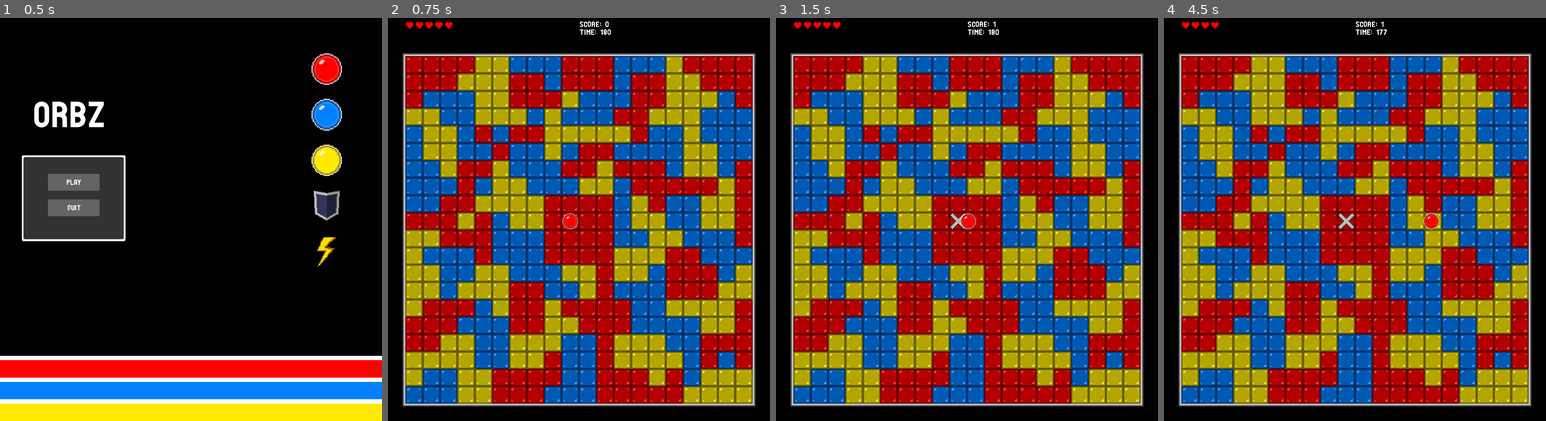
Above: before the commit, frames 1-4 (left to right).
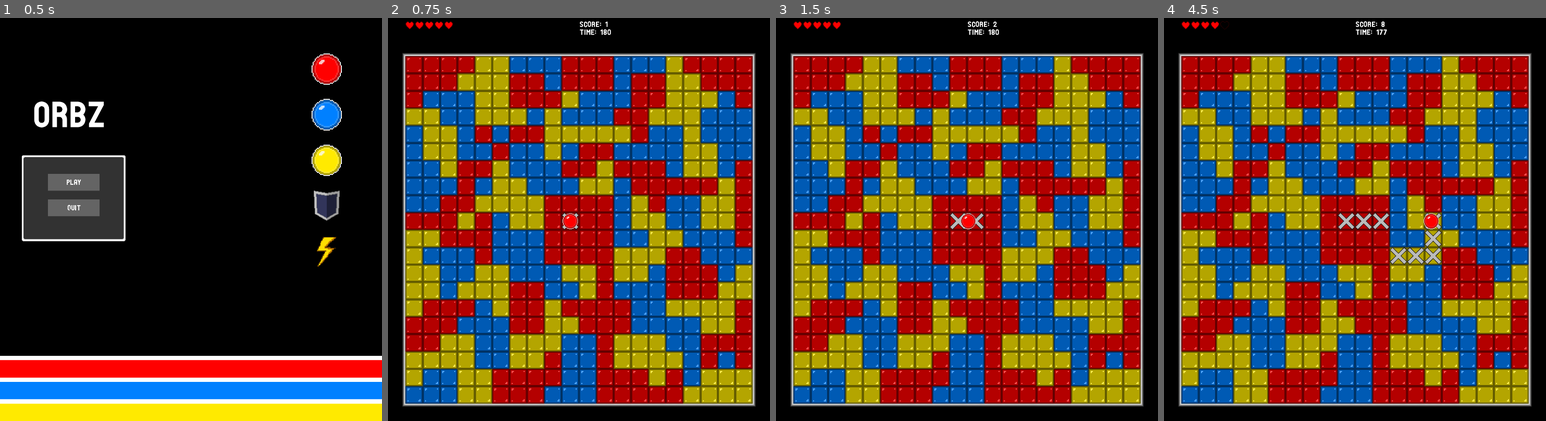
Above: after the commit, the same moments.

Repository: fikririsyad/individual-game-jam
Game: Godot game, scene res://scenes/UI/MainMenu.tscn
Two runs of this game, one before a commit and one after it. Both use one fixed random seed, a clock stepped at 60 frames per second and the inputs below.
Inputs:
- Up to frame 1 (0.5 s): no input
- Up to frame 2 (0.75 s): click "Play" at 0.5 s
- Up to frame 3 (1.5 s): tap Enter at 1.25 s; hold D (move_right) from 1.28 s (still down); hold K (blue) from 1.28 s (still down)
- Up to frame 4 (4.5 s): release D (move_right) at 2.03 s; release K (blue) at 2.03 s; hold S (move_down) 2.03-2.78 s; tap J (red) at 2.1 s; hold D (move_right) 2.78-3.53 s; hold L (yellow) 2.78-3.53 s; hold W (move_up) 3.53-4.28 s; tap K (blue) at 3.6 s; hold A (move_left) from 4.28 s (still down); hold J (red) from 4.28 s (still down)

Frame 1 is identical in both runs. In frame 2, less than 0.1% of the frame differs, in the area x 45-58%, y 0-53%; in frame 3, less than 0.1%; in frame 4, 0.7%, in the area x 49-73%, y 0-62%.

Commit message:
remove claim cooldown

Diff:
--- a/scripts/player.gd
+++ b/scripts/player.gd
@@ -10,7 +10,6 @@
 @onready var sprite = $Sprite2D
 
 const SPEED := 200
-const INIT_CLAIM_COOLDOWN := 0.4
 const INIT_SWITCH_COOLDOWN := 1.0
 
 # Score and lives
@@ -21,8 +20,6 @@
 # Claiming
 var claimed_tiles := {}  # Dictionary: tile_position -> true/false (claimed)
 var total_tiles := 0  # Populated in _ready()
-var claim_timer := 0.0
-var claim_cooldown := INIT_CLAIM_COOLDOWN
 
 # Switch and move
 var safe_time := 0.0
@@ -83,7 +80,7 @@
 			else:
 				$BumpSound.play()
 
-		handle_tile_claiming(current_tile, delta)
+	handle_tile_claiming(current_tile, delta)
 
 	if get_tile_color(current_tile) != current_color:
 		safe_time = 0.0
@@ -105,17 +102,13 @@
 	var tile_color = get_tile_color(tile_pos)
 
 	if tile_color == current_color or shield_active:
-		# Claim tile after cooldown
-		claim_timer += delta
-		if claim_timer >= claim_cooldown and not claimed_tiles.get(tile_pos, false):
+		# Claim tile instantly if not already claimed
+		if not claimed_tiles.get(tile_pos, false):
 			claimed_tiles[tile_pos] = true
 			$MatchSound.play()
 			emit_signal("score_updated", claimed_tiles.size() + score)  # Reuse score for claimed count
 			claimmap.set_cell(tile_pos, 0, Vector2i(0, 0))  # Layer 1 = claimed overlay
-			claim_timer = 0.0
 			check_win_condition()
-	else:
-		claim_timer = 0.0
 
 func get_tile_color(tile_pos: Vector2i) -> String:
 	# Match your TileMap's source IDs to colors (adjust based on your setup)
@@ -182,9 +175,6 @@
 
 func activate_speed_boost(multiplier: float, duration: float) -> void:
 	current_speed = SPEED * multiplier
-	claim_cooldown = 0.25
-	switch_cooldown = 0.75
-	speed_boost_active = true
 	modulate = Color.SILVER
 	$SpeedTimer.start(duration)
 
@@ -196,9 +186,6 @@
 func _on_speed_timer_timeout() -> void:
 	modulate = Color.WHITE
 	current_speed = SPEED
-	claim_cooldown = INIT_CLAIM_COOLDOWN
-	switch_cooldown = INIT_SWITCH_COOLDOWN
-	speed_boost_active = false
 
 func _on_shield_timer_timeout() -> void:
 	modulate = Color.WHITE
